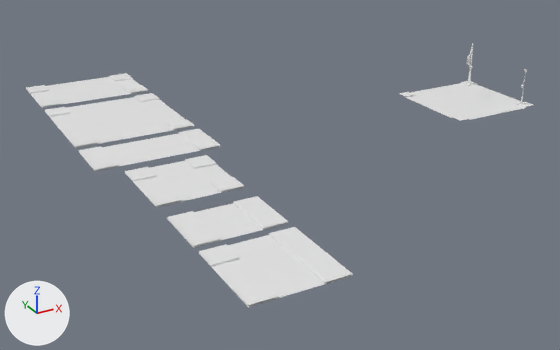
Before and after pictures for a commit that changed the FBX model LD40/Assets/Meshes/3way_cross.FBX.
The view is the same before and after, from a 50 mm lens placed at (-25.3, -109.4, 30.9), pointed at (14.4, -37.2, -5.2). The axes (+X, +Y, +Z) are drawn at lower left. The lights are the same throughout. Where no turn or scale is listed for an object, it has been applied to the vertices.

In view in the first picture: '3way_cross', '4way_cross', 'BIG_4way_cross', 'BIG_small_cross', 'BIG_street', 'Cylinder002', 'Plane010', 'chodnik1', 'chodnik2', 'chodnik3', 'chodnik4', 'chodnik5', 'chodnik6', 'street'.
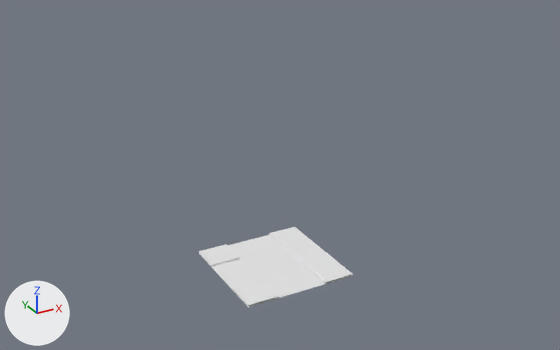
Pixel boxes (x1, y1, x2, y2) of what changed, in the pictures (560 x 350 px):
'BIG_4way_cross', deleted: before (45, 97, 195, 148)
'Plane010', deleted: before (399, 81, 533, 121)
'4way_cross', deleted: before (125, 161, 244, 207)
'chodnik2', deleted: before (167, 196, 288, 246)
'BIG_street', deleted: before (79, 133, 221, 171)
'BIG_small_cross', deleted: before (26, 77, 148, 107)
'street', deleted: before (167, 203, 288, 248)
'chodnik3', deleted: before (125, 155, 244, 206)
'chodnik4', deleted: before (78, 129, 220, 170)
'chodnik5', deleted: before (45, 93, 194, 147)
'chodnik6', deleted: before (26, 73, 148, 106)
'Cylinder002', deleted: before (468, 44, 473, 84)
'Box001', deleted: before (466, 58, 471, 65)
'Cylinder004', deleted: before (521, 73, 526, 104)

Diff of the bpy script that builds the scene:
```diff
--- a/LD40/Assets/Meshes/3way_cross.FBX.py
+++ b/LD40/Assets/Meshes/3way_cross.FBX.py
@@ ob_4way_cross @@
-ob_4way_cross = bpy.data.objects.new('4way_cross', me_mesh_015)
-ob_4way_cross.location = (4.5, -39.21, 0.0)
@@ ob_box003 @@
-ob_box003 = bpy.data.objects.new('Box003', me_mesh_004)
-ob_box003.location = (45.91, -33.15, 2.1)
@@ ob_big_street @@
-ob_big_street = bpy.data.objects.new('BIG_street', me_mesh_017)
-ob_big_street.location = (7.0, -31.4, 0.0)
@@ ob_chodnik2 @@
-ob_chodnik2 = bpy.data.objects.new('chodnik2', me_mesh_012)
-ob_chodnik2.location = (4.5, -50.83, 0.0)
@@ ob_box006 @@
-ob_box006 = bpy.data.objects.new('Box006', me_mesh_006)
-ob_box006.location = (45.67, -42.68, 2.1)
@@ ob_chodnik6 @@
-ob_chodnik6 = bpy.data.objects.new('chodnik6', me_mesh_020)
-ob_chodnik6.location = (7.0, -5.71, 0.0)
@@ ob_big_small_cross @@
-ob_big_small_cross = bpy.data.objects.new('BIG_small_cross', me_mesh_021)
-ob_big_small_cross.location = (7.0, -5.71, 0.0)
@@ ob_cylinder004 @@
-ob_cylinder004 = bpy.data.objects.new('Cylinder004', me_mesh_009)
-ob_cylinder004.location = (45.9, -42.68, 0.0)
@@ ob_plane010 @@
-ob_plane010 = bpy.data.objects.new('Plane010', me_mesh)
-ob_plane010.location = (41.02, -43.79, 0.0)
@@ ob_chodnik4 @@
-ob_chodnik4 = bpy.data.objects.new('chodnik4', me_mesh_016)
-ob_chodnik4.location = (7.0, -31.4, 0.0)
@@ ob_chodnik5 @@
-ob_chodnik5 = bpy.data.objects.new('chodnik5', me_mesh_018)
-ob_chodnik5.location = (7.0, -16.15, 0.0)
@@ ob_street @@
-ob_street = bpy.data.objects.new('street', me_mesh_013)
-ob_street.location = (4.5, -50.83, 0.0)
@@ ob_cylinder002 @@
-ob_cylinder002 = bpy.data.objects.new('Cylinder002', me_mesh_005)
-ob_cylinder002.location = (45.9, -32.98, 0.0)
@@ ob_chodnik3 @@
-ob_chodnik3 = bpy.data.objects.new('chodnik3', me_mesh_014)
-ob_chodnik3.location = (4.5, -39.21, 0.0)
@@ ob_box002 @@
-ob_box002 = bpy.data.objects.new('Box002', me_mesh_001)
-ob_box002.location = (45.72, -32.98, 2.1)
@@ ob_big_4way_cross @@
-ob_big_4way_cross = bpy.data.objects.new('BIG_4way_cross', me_mesh_019)
-ob_big_4way_cross.location = (7.0, -16.15, 0.0)
@@ ob_cylinder003 @@
-ob_cylinder003 = bpy.data.objects.new('Cylinder003', me_mesh_003)
-ob_cylinder003.location = (41.02, -37.79, 5.39)
@@ ob_box001 @@
-ob_box001 = bpy.data.objects.new('Box001', me_mesh_002)
-ob_box001.location = (41.02, -37.79, 4.49)
@@ ob_box005 @@
-ob_box005 = bpy.data.objects.new('Box005', me_mesh_008)
-ob_box005.location = (45.91, -42.45, 2.1)
```
